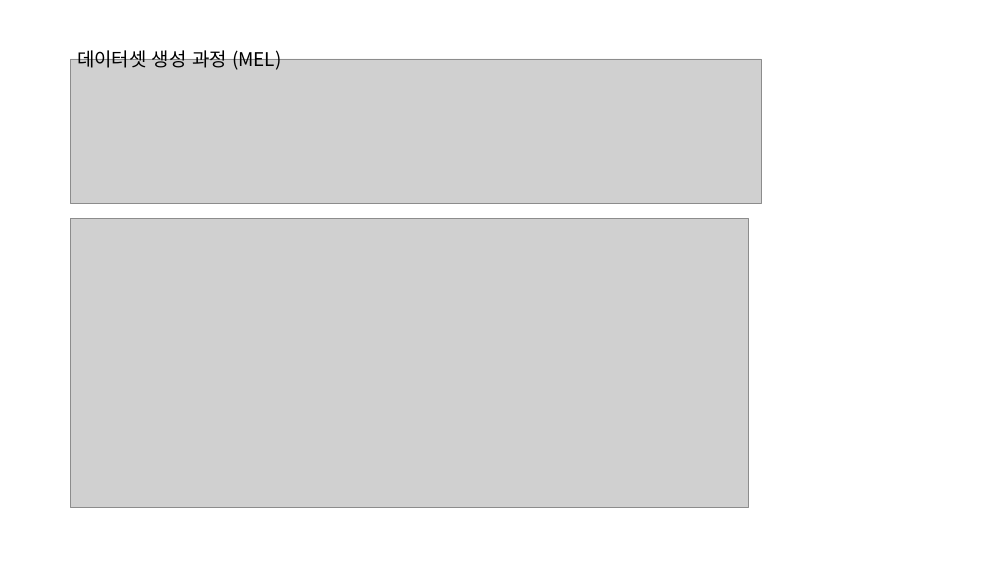
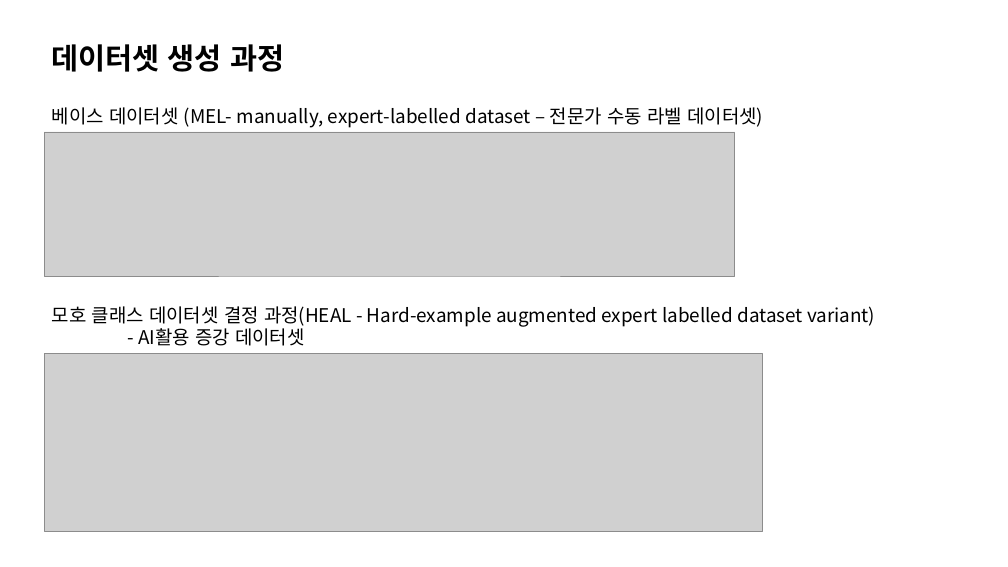
Before and after one commit to hslee4716/CCMCT, a slide deck: slide 3 of 발표자료/CCMCT_중간발표.pptx (slide 4 before the commit). Drawn at 1008x567 pixels with LibreOffice and Linux fonts; fonts in the diff are those of the drawing; grey boxes stand for pictures. Boxes give left, top, right and bottom in pixels: in the first picture for what was removed or moved away, otherwise in the second. Text is boxed around its words. In the diff, an @@ line names an element or a change of style, - is before the commit and + after.

```diff
--- a/발표자료/CCMCT_중간발표.pptx
+++ b/발표자료/CCMCT_중간발표.pptx
@@ text at box(52, 44, 284, 72): text changed; size 18 to 28 pt; bold on @@
-데이터셋 생성 과정 (MEL)
+데이터셋 생성 과정
@@ text added at box(52, 107, 763, 128), 18 pt, text #000000 @@
+베이스 데이터셋 (MEL- manually, expert-labelled dataset – 전문가 수동 라벨 데이터셋)
@@ picture: place and size @@
-picture at box(70, 59, 761, 203)
+picture at box(44, 132, 735, 277)
@@ picture removed at box(70, 219, 749, 507) @@
@@ text added at box(52, 306, 875, 346), 18 pt, text #000000 @@
+모호 클래스 데이터셋 결정 과정(HEAL - Hard-example augmented expert labelled dataset variant)
+- AI활용 증강 데이터셋
@@ picture added at box(44, 353, 762, 531) @@
```
Also in this commit, not shown: 4 other slides changed, 4 slides added, 2 slides removed, 20 other files.
